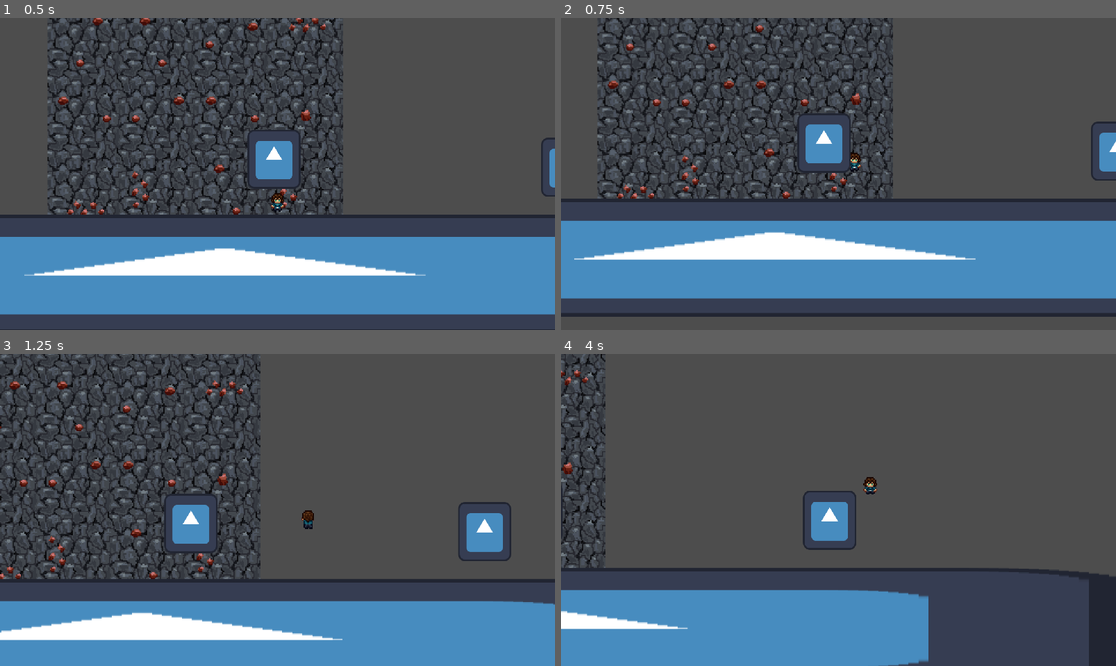
Above: before the commit, frames 1-4 (two rows, left to right).
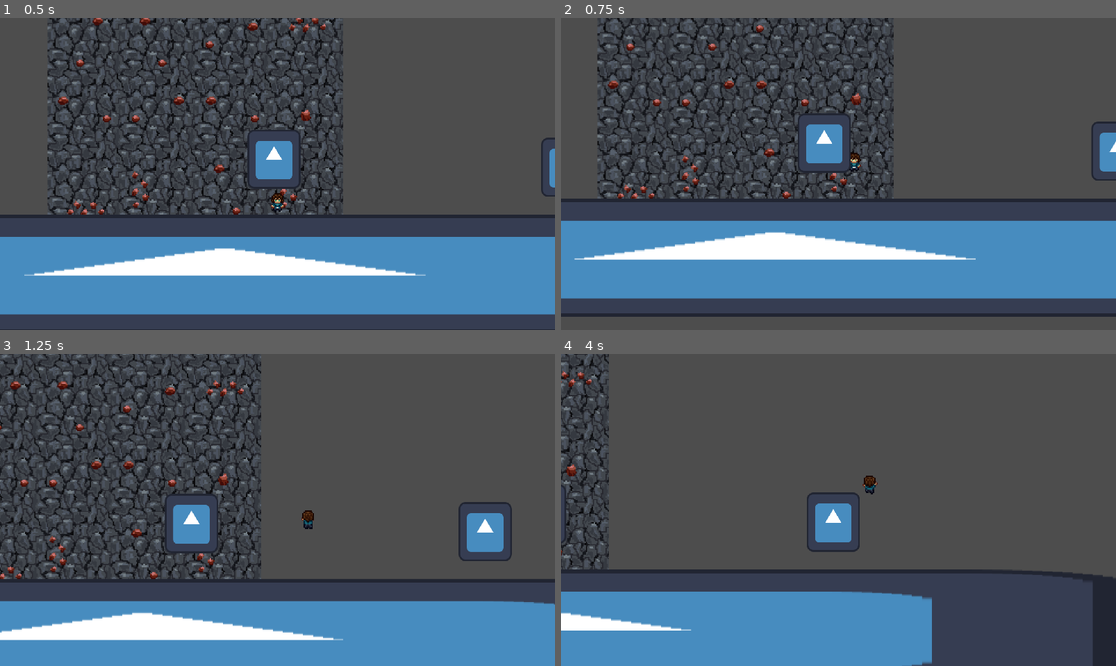
Above: after the commit, the same moments.

Repository: Tylefrost/Dyno
Game: Godot game, scene res://level_1.tscn
Same seed, same stepped clock (60 frames per second), same inputs: the game is played once before the commit and once after it. The engine's default icon, where the game draws it, is replaced by a stand-in: a white triangle on a blue panel in a dark square.
Inputs (mouse positions are in pixels of both pictures, inside the frame that each line leads up to):
- Up to frame 1 (0.5 s): no input
- Up to frame 2 (0.75 s): move the mouse to (960, 158) at 0.52 s; hold D (right) from 0.53 s (still down); click (960, 158) at 0.6 s
- Up to frame 3 (1.25 s): keep holding D (right); tap Space (jump) at 0.77 s
- Up to frame 4 (4 s): move the mouse to (727, 525) at 1.27 s; click (727, 525) at 1.35 s; tap Space (jump) at 1.52, 3.02, 3.77 s; move the mouse to (894, 441) at 2.02 s; release D (right) at 2.03 s; hold A (left) 2.03-2.78 s; click (894, 441) at 2.1 s; move the mouse to (810, 572) at 2.77 s; hold D (right) from 2.78 s (still down); click (810, 572) at 2.85 s; move the mouse to (1005, 556) at 3.52 s; click (1005, 556) at 3.6 s

Frame 1 is identical in both runs. In frame 2, 1.3% of the frame differs, in the area x 2-100%, y 0-78%; in frame 3, 3.7%; in frame 4, 5.6%, in the area x 0-100%, y 0-100%.

Commit message:
Tweak animations and ray size

Diff:
--- a/player.gd
+++ b/player.gd
@@ -51,8 +51,6 @@
 	if !is_on_floor() or !hooked:
 		if velocity.y > 0:
 			anim.play("fall")
-		if velocity.y < 0:
-			anim.play()
 		num_jumps = 1
 
 	if is_on_floor():
--- a/player.tscn
+++ b/player.tscn
@@ -151,7 +151,7 @@
 metadata/_edit_lock_ = true
 
 [node name="Raycast" type="Node2D" parent="."]
-scale = Vector2(0.07, 0.07)
+scale = Vector2(0.03, 0.03)
 
 [node name="Raycast4" type="Node2D" parent="Raycast"]
 scale = Vector2(0.3, 0.3)
